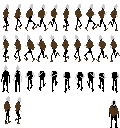
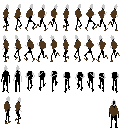
Two versions of the same layered image (120px x 128px). Layer-by-layer changes:
painted on "left ponchos" over [3, 40, 118, 51]
